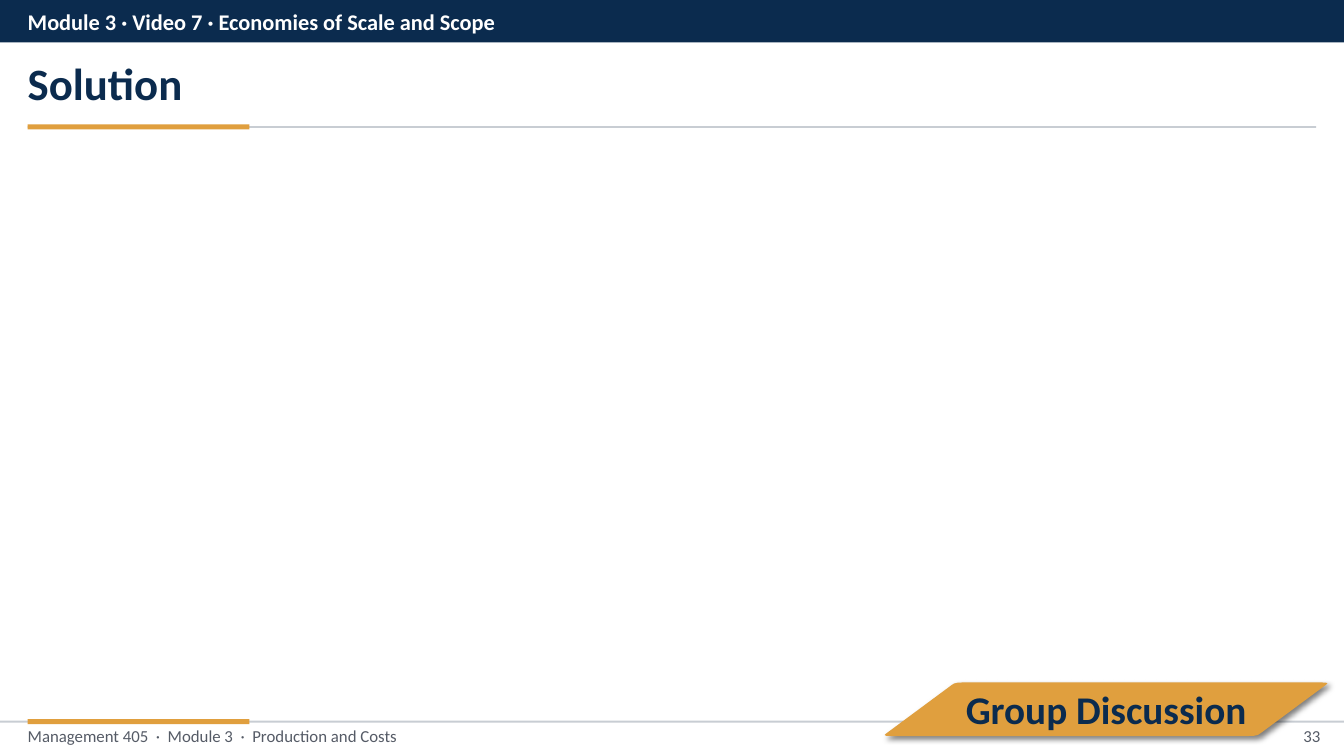
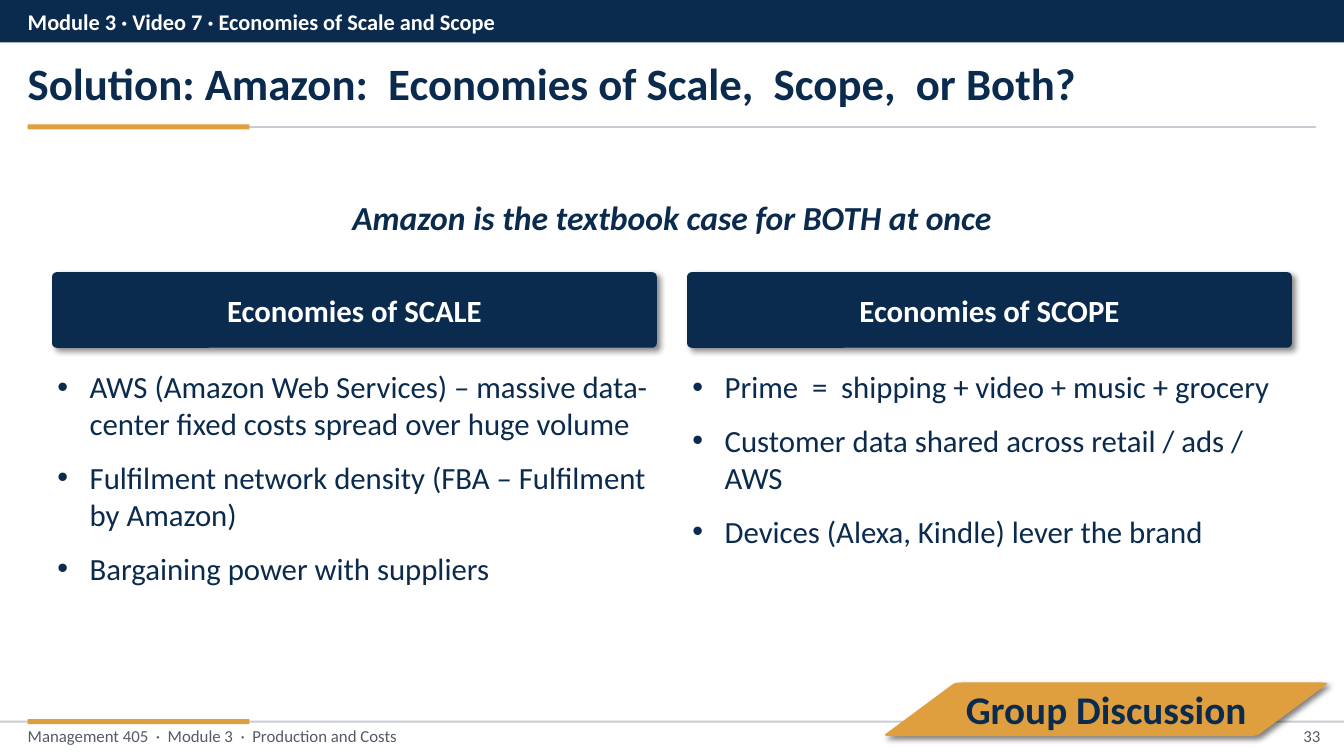
Before and after one commit to nvoigtla/MGMT-405-EMBA, a slide deck: slide 33 of inclass/Module-3-In-Class-EMBA-Slides.pptx. Drawn at 1344x756 pixels with LibreOffice and Linux fonts; fonts in the diff are those of the drawing. Boxes give left, top, right and bottom in pixels: in the first picture for what was removed or moved away, otherwise in the second. Text is boxed around its words. In the diff, an @@ line names an element or a change of style, - is before the commit and + after.

```diff
--- a/inclass/Module-3-In-Class-EMBA-Slides.pptx
+++ b/inclass/Module-3-In-Class-EMBA-Slides.pptx
@@ text at [28, 68, 1076, 107]: text changed @@
-Solution
+Solution: Amazon: Economies of Scale, Scope, or Both?
@@ text added at [352, 206, 992, 234], 24 pt, text #0B2B4E, bold, italic @@
+Amazon is the textbook case for BOTH at once
@@ rounded rectangle added at [52, 272, 657, 348], fill #0B2B4E, 22 pt, text #FFFFFF, bold @@
+Economies of SCALE
@@ rounded rectangle added at [688, 272, 1293, 348], fill #0B2B4E, 22 pt, text #FFFFFF, bold @@
+Economies of SCOPE
@@ text added at [90, 375, 648, 586], 22 pt, text #0B2B4E @@
+• AWS (Amazon Web Services) – massive data-center fixed costs spread over huge volume
+• Fulfilment network density (FBA – Fulfilment by Amazon)
+• Bargaining power with suppliers
@@ text added at [725, 376, 1269, 547], 22 pt, text #0B2B4E @@
+• Prime = shipping + video + music + grocery
+• Customer data shared across retail / ads / AWS
+• Devices (Alexa, Kindle) lever the brand
```
Also in this commit, not shown: 4 other slides changed, 42 other files.
